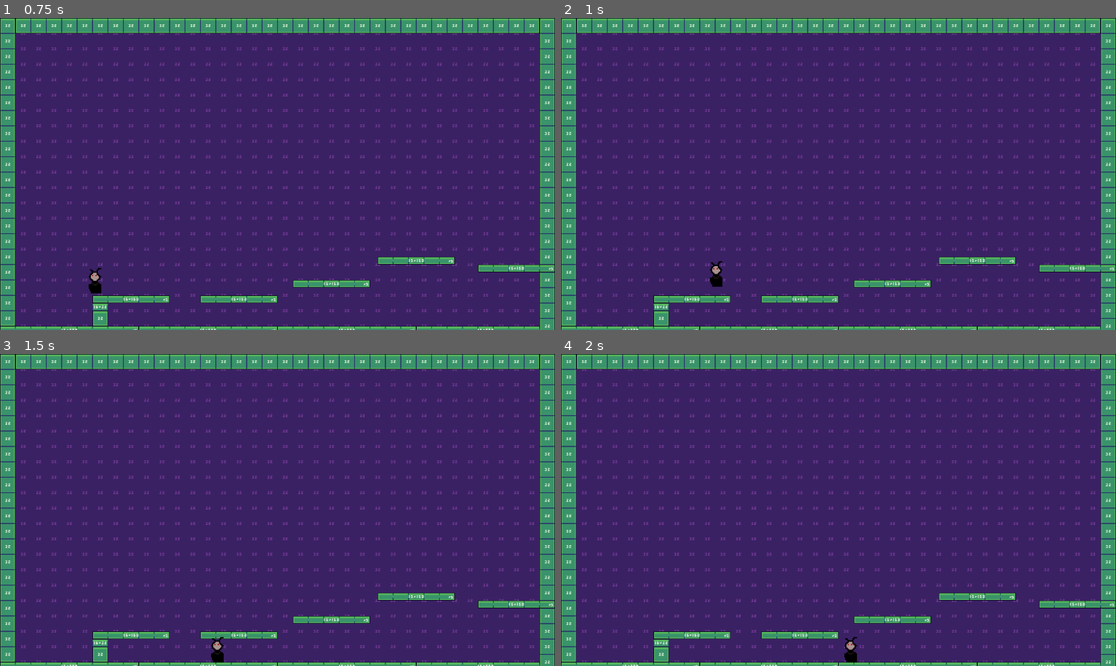
Above: before the commit, frames 1-4 (two rows, left to right).
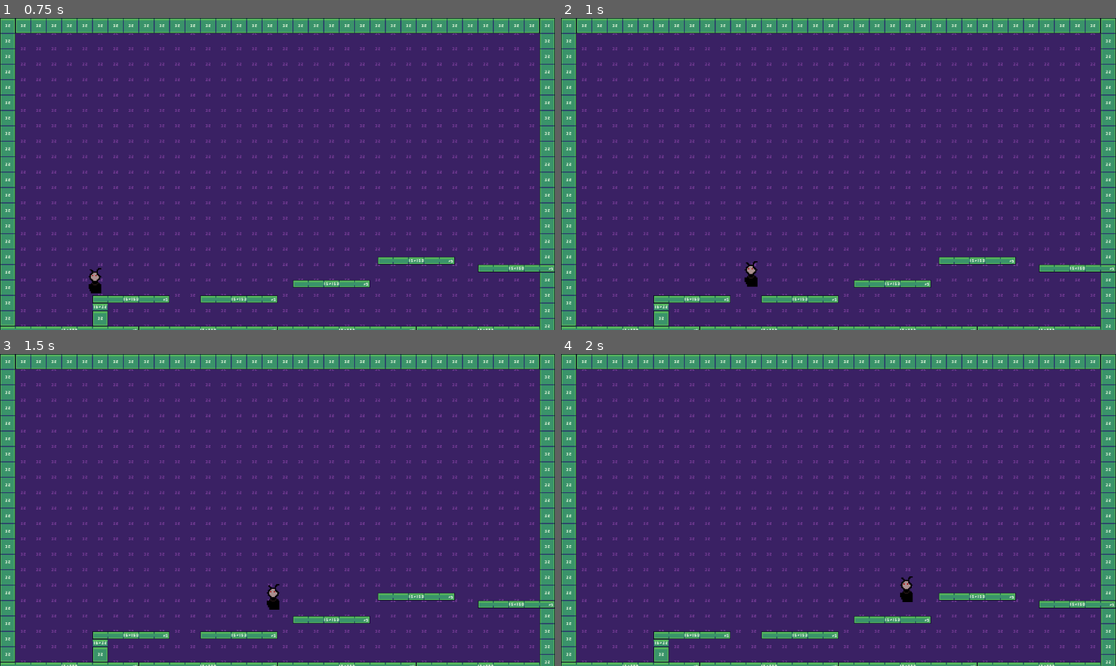
Above: after the commit, the same moments.

Repository: Oscar-Caldarelli/projet_weekend
Game: Godot game, scene res://Scenes/main.tscn
Two runs of this game, one before a commit and one after it. Both use one fixed random seed, a clock stepped at 60 frames per second and the inputs below.
Inputs:
- Up to frame 1 (0.75 s): tap Enter (ui_accept) at 0.5 s; hold D (right) from 0.53 s (still down); tap Shift (dash) at 0.6 s
- Up to frame 2 (1 s): keep holding D (right); tap Enter (ui_accept) at 0.77, 0.8 s
- Up to frame 3 (1.5 s): keep holding D (right); tap Enter (ui_accept) at 1.07, 1.35 s
- Up to frame 4 (2 s): keep holding D (right); tap Enter (ui_accept) at 1.52, 1.82 s; tap Shift (dash) at 1.55 s

Frame 1 is identical in both runs. In frame 2, 0.3% of the frame differs, in the area x 26-36%, y 77-87%; in frame 3, 0.3%; in frame 4, 0.3%.

Commit message:
Edit Air moving

Diff:
--- a/Scenes/player/player.gd
+++ b/Scenes/player/player.gd
@@ -1,12 +1,15 @@
-extends CharacterBody2D
+extends Node2D
 @onready var ray_cast_right: RayCast2D = $CharacterBody2D/RayCastRight
 @onready var ray_cast_left: RayCast2D = $CharacterBody2D/RayCastLeft
+@onready var character_body_2d: CharacterBody2D = $CharacterBody2D
+@onready var dash_timer: Timer = $CharacterBody2D/dashTimer
+@onready var can_dash_timer: Timer = $CharacterBody2D/canDashTimer
 
 
 const SPEED = 300.0
 const JUMP_VELOCITY = -400.0
 const WALL_JUMP_VELOCITY_Y = -300.0
-const WALL_JUMP_VELOCITY_X = -200.0
+const WALL_JUMP_VELOCITY_X = 1900.0
 const DASH_SPEED = 900.0
 var dashing = false
 var canDash = true
@@ -14,40 +17,43 @@
 
 func _physics_process(delta: float) -> void:
 	# Add the gravity.
-	if not is_on_floor():
-		velocity += get_gravity() * delta
+	if not character_body_2d.is_on_floor():
+		character_body_2d.velocity += character_body_2d.get_gravity() * delta
 
 	# Handle jump.
-	if Input.is_action_just_pressed("ui_accept") and (is_on_floor() or is_on_wall_only()):
-		if is_on_wall_only():
-			print(ray_cast_right)
-			print(ray_cast_left)
+	if Input.is_action_just_pressed("ui_accept") and (character_body_2d.is_on_floor() or character_body_2d.is_on_wall_only()):
+		if character_body_2d.is_on_wall_only():
+			print(ray_cast_right.is_colliding())
+			print(ray_cast_left.is_colliding())
 			if ray_cast_right.is_colliding():
-				velocity.y = WALL_JUMP_VELOCITY_Y
-				velocity.x = WALL_JUMP_VELOCITY_X * -1
+				character_body_2d.velocity.y = WALL_JUMP_VELOCITY_Y
+				character_body_2d.velocity.x = WALL_JUMP_VELOCITY_X * -1
 			elif ray_cast_left.is_colliding() :
-				velocity.y = WALL_JUMP_VELOCITY_Y
-				velocity.x = WALL_JUMP_VELOCITY_X
+				character_body_2d.velocity.y = WALL_JUMP_VELOCITY_Y
+				character_body_2d.velocity.x = WALL_JUMP_VELOCITY_X
 		else :
-			velocity.y = JUMP_VELOCITY
+			character_body_2d.velocity.y = JUMP_VELOCITY
 
 	if Input.is_action_just_pressed("dash") and canDash :
 		dashing = true
 		canDash = false
-		$dashTimer.start()
-		$canDashTimer.start()
+		dash_timer.start()
+		can_dash_timer.start()
 	# Get the input direction and handle the movement/deceleration.
 	# As good practice, you should replace UI actions with custom gameplay actions.
 	var direction := Input.get_axis("left", "right")
 	if direction:
 		if dashing:
-			velocity.x = direction * DASH_SPEED
+			character_body_2d.velocity.x = direction * DASH_SPEED
 		else:
-			velocity.x = direction * SPEED
+			if character_body_2d.is_on_floor():
+				character_body_2d.velocity.x = direction * SPEED
+			else:
+				character_body_2d.velocity.x = move_toward(character_body_2d.velocity.x, direction * SPEED, SPEED * 0.1)
 	else:
-		velocity.x = move_toward(velocity.x, 0, SPEED)
+		character_body_2d.velocity.x = move_toward(character_body_2d.velocity.x, 0, SPEED)
 
-	move_and_slide()
+	character_body_2d.move_and_slide()
 
 
 
--- a/Scenes/player/player.tscn
+++ b/Scenes/player/player.tscn
@@ -1,17 +1,17 @@
 [gd_scene load_steps=4 format=3 uid="uid://hln0cnn4xcjd"]
 
 [ext_resource type="Texture2D" uid="uid://cx5g6f0ee5cmw" path="res://assets/sprites/player/DatPlayer.png" id="1_8p05u"]
-[ext_resource type="Script" uid="uid://bksox8soettbw" path="res://scenes/player/player.gd" id="1_dovo2"]
+[ext_resource type="Script" uid="uid://bksox8soettbw" path="res://Scenes/player/player.gd" id="1_eo61r"]
 
 [sub_resource type="RectangleShape2D" id="RectangleShape2D_1kwx4"]
 size = Vector2(31.6667, 75.1667)
 
 [node name="player" type="Node2D"]
+script = ExtResource("1_eo61r")
 
 [node name="CharacterBody2D" type="CharacterBody2D" parent="."]
 position = Vector2(10, 1)
 scale = Vector2(0.6, 0.6)
-script = ExtResource("1_dovo2")
 
 [node name="Sprite2D" type="Sprite2D" parent="CharacterBody2D"]
 position = Vector2(-3.33333, -65)
@@ -28,13 +28,15 @@
 wait_time = 2.0
 
 [node name="RayCastRight" type="RayCast2D" parent="CharacterBody2D"]
-position = Vector2(-1.66667, -13.3333)
-target_position = Vector2(10, 0)
+position = Vector2(-16.6667, -13.3333)
+target_position = Vector2(35, -1.90735e-06)
 
 [node name="RayCastLeft" type="RayCast2D" parent="CharacterBody2D"]
-position = Vector2(-31.6667, -13.3333)
-target_position = Vector2(-10, 0)
+position = Vector2(-16.6667, -13.3333)
+target_position = Vector2(-33.3333, -1.90735e-06)
 
+[connection signal="timeout" from="CharacterBody2D/dashTimer" to="." method="_on_dash_timer_timeout"]
 [connection signal="timeout" from="CharacterBody2D/dashTimer" to="CharacterBody2D" method="_on_dash_timer_timeout"]
+[connection signal="timeout" from="CharacterBody2D/canDashTimer" to="." method="_on_can_dash_timer_timeout"]
 [connection signal="timeout" from="CharacterBody2D/canDashTimer" to="CharacterBody2D" method="_on_canDashTimer_timeout"]
 [connection signal="timeout" from="CharacterBody2D/canDashTimer" to="CharacterBody2D" method="_on_can_dash_timer_timeout"]
